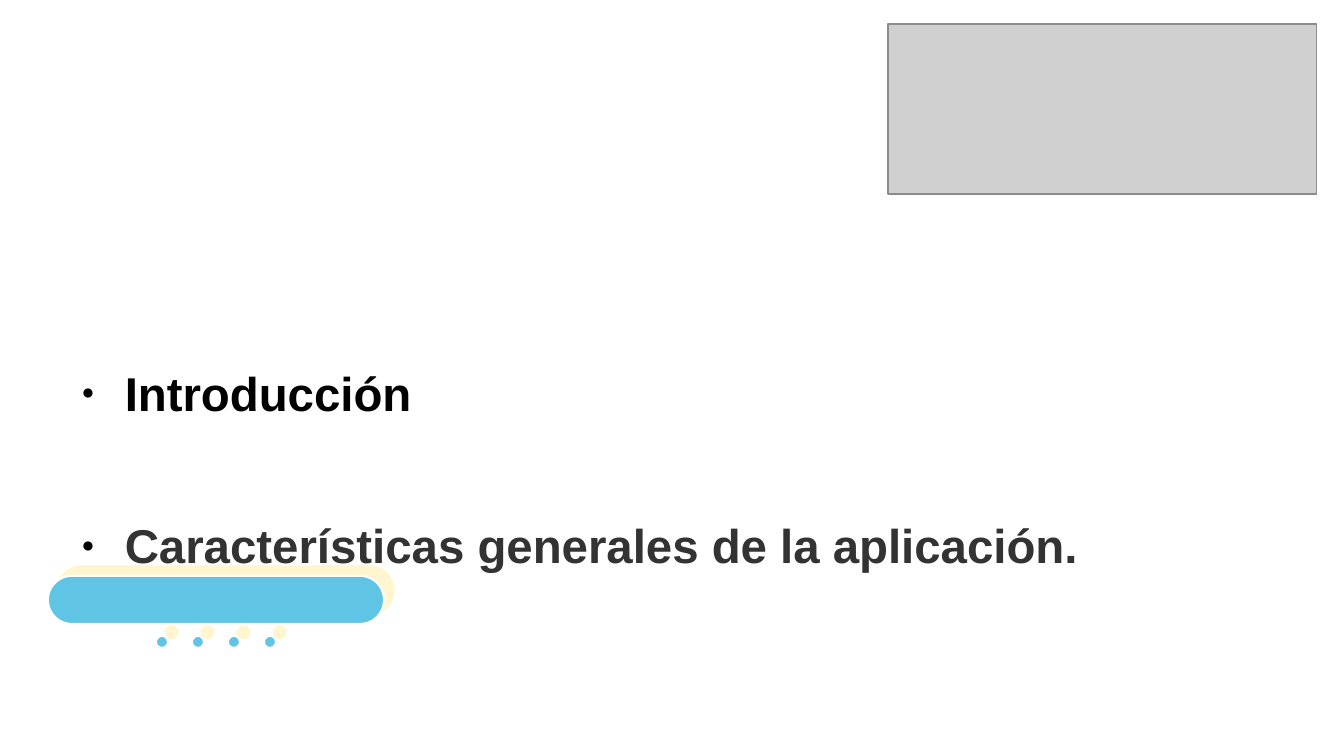
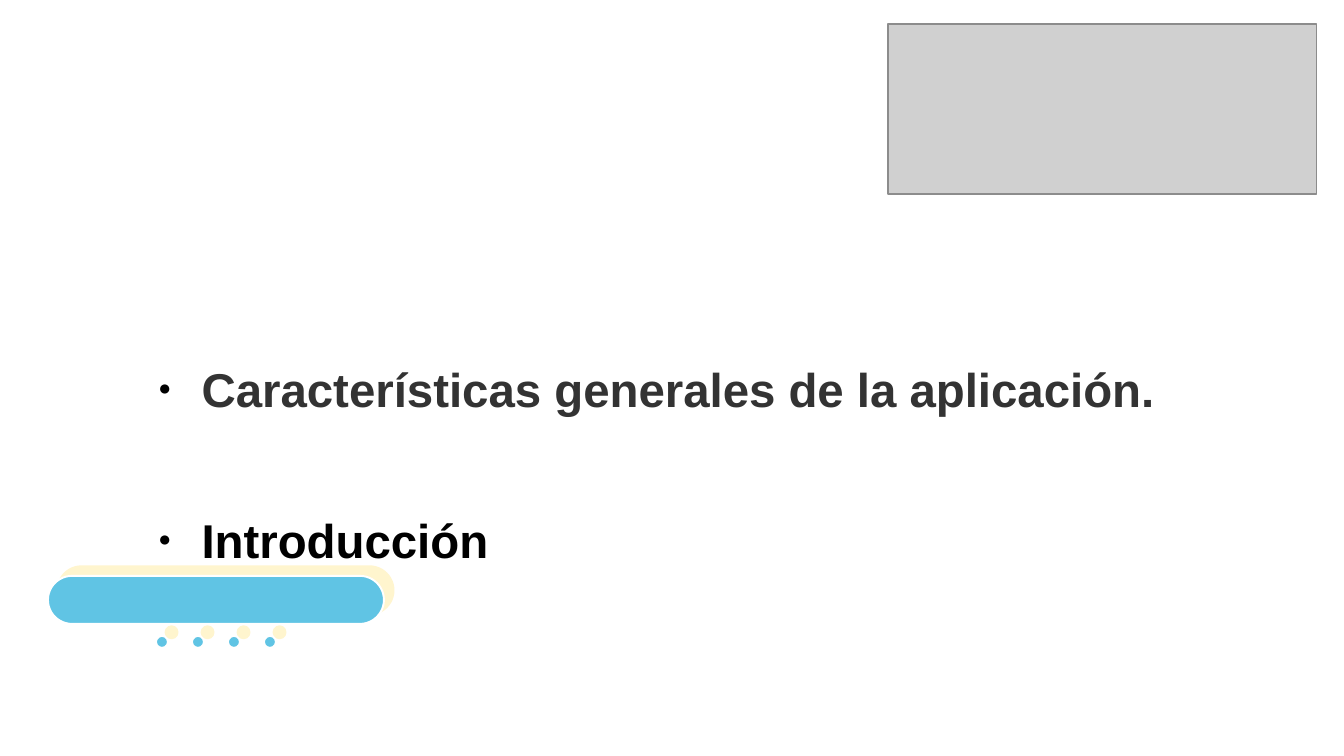
Before and after one commit to javieregeablasco/Apuntes, a slide deck: slide 2 of docs/SMX/SMX_1/AO/07_Presentaciones/Tareas/RA7-CEa.odp. Drawn at 1344x756 pixels with LibreOffice and Linux fonts; fonts in the diff are those of the drawing; grey boxes stand for pictures; background and template pictures are left out. Boxes give left, top, right and bottom in pixels: in the first picture for what was removed or moved away, otherwise in the second. Text is boxed around its words. In the diff, an @@ line names an element or a change of style, - is before the commit and + after.

```diff
--- a/docs/SMX/SMX_1/AO/07_Presentaciones/Tareas/RA7-CEa.odp
+++ b/docs/SMX/SMX_1/AO/07_Presentaciones/Tareas/RA7-CEa.odp
@@ text "Características generales de la aplicación.": place and size @@
-text "Características generales de la aplicación." at [125, 528, 1078, 573]
+text "Características generales de la aplicación." at [202, 372, 1155, 416]
@@ text "Introducción" rewrapped from [125, 376, 412, 412] to [202, 523, 489, 567] @@
```
Also in this commit, not shown: 5 other slides changed, 2 slides added, 1 slide removed, 2 other files.
